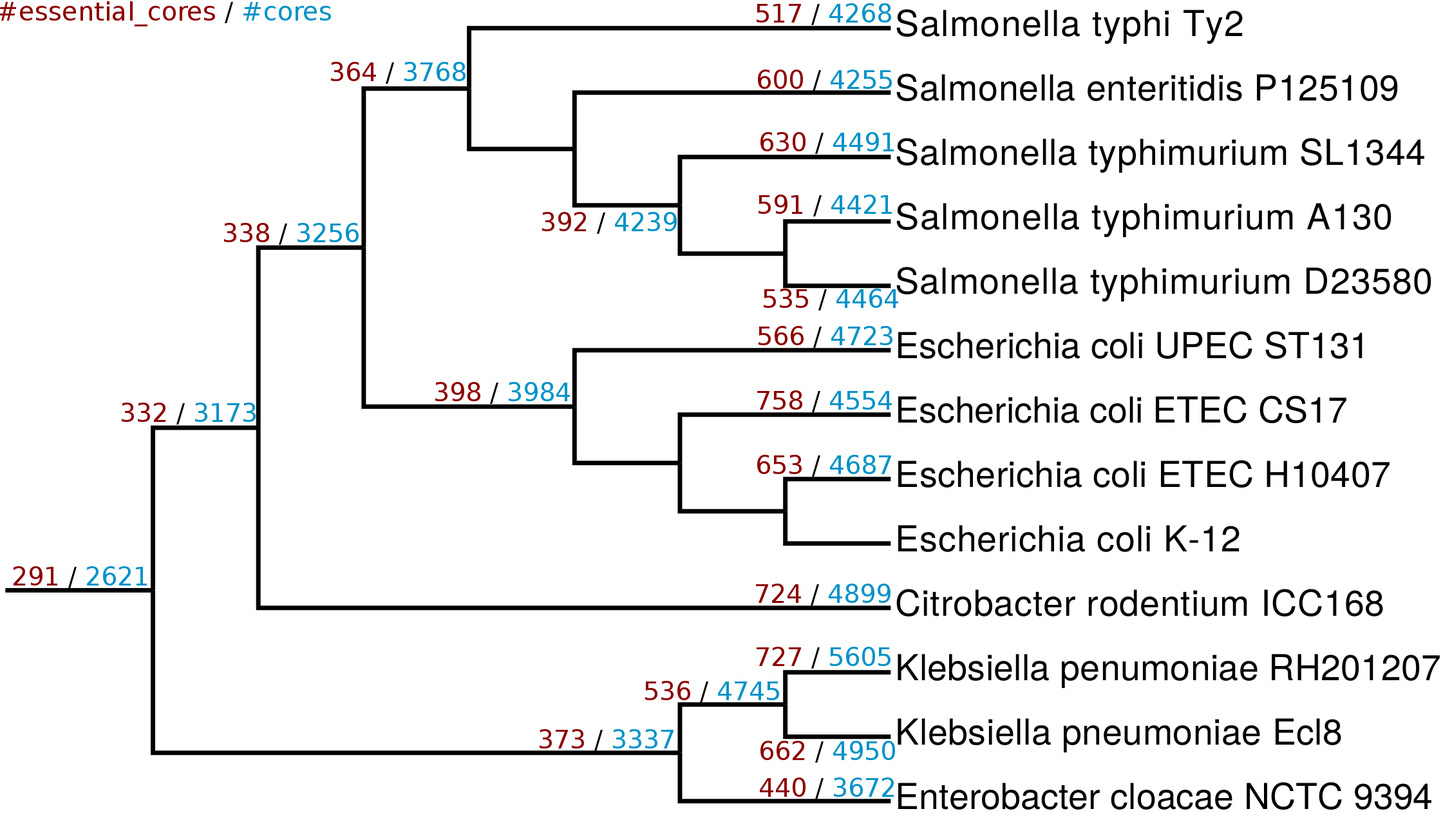
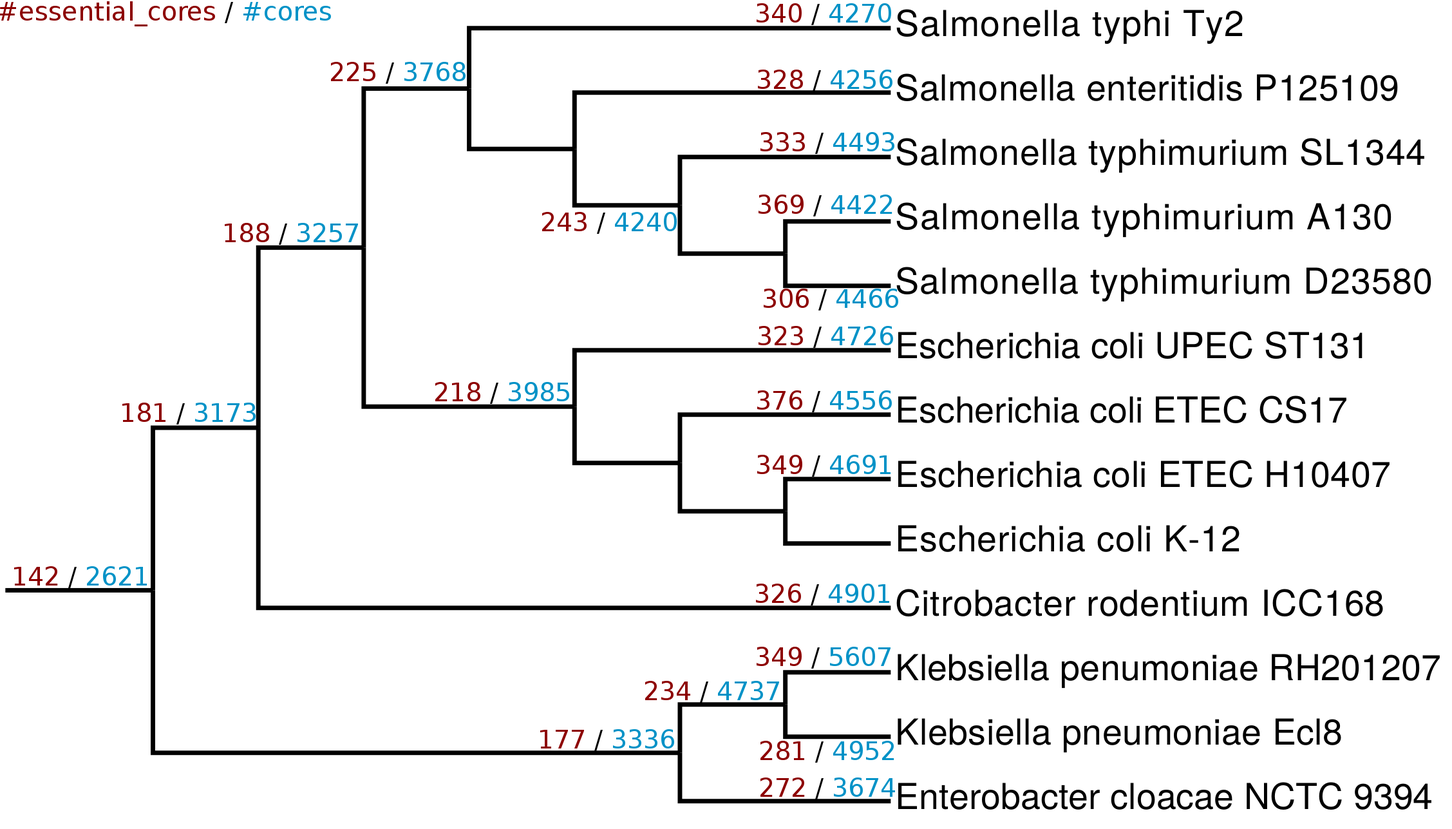
Layered file, before and after one edit (1452 x 829). Changes by layer:
renamed "332 / 3173" to "181 / 3173", painted on it over left=121, top=402, right=167, bottom=422
renamed "373 / 3337" to "177 / 3336", painted on it over left=539, top=728, right=675, bottom=749
renamed "536 / 4745" to "234 / 4737", painted on it over left=645, top=680, right=780, bottom=700
renamed "338 / 3256" to "188 / 3257", painted on it over left=224, top=222, right=359, bottom=243
renamed "398 / 3984" to "218 / 3985", painted on it over left=435, top=381, right=570, bottom=402
renamed "364 / 3768" to "225 / 3768", painted on it over left=330, top=61, right=377, bottom=82
renamed "440 / 3672" to "272 / 3674", painted on it over left=759, top=777, right=896, bottom=797
renamed "662 / 4950" to "281 / 4952", painted on it over left=760, top=740, right=896, bottom=760
renamed "727 / 5605" to "349 / 5607", painted on it over left=756, top=646, right=891, bottom=666
renamed "724 / 4899" to "326 / 4901", painted on it over left=755, top=583, right=891, bottom=603
renamed "653 / 4687" to "349 / 4691", painted on it over left=757, top=454, right=892, bottom=474
renamed "758 / 4554" to "376 / 4556", painted on it over left=757, top=390, right=892, bottom=410
renamed "566 / 4723" to "323 / 4726", painted on it over left=759, top=325, right=894, bottom=346
renamed "392 / 4239" to "243 / 4240", painted on it over left=542, top=211, right=677, bottom=232
renamed "535 / 4464" to "306 / 4466", painted on it over left=764, top=288, right=899, bottom=308
renamed "591 / 4421" to "369 / 4422", painted on it over left=759, top=194, right=893, bottom=214
renamed "630 / 4491" to "333 / 4493", painted on it over left=760, top=132, right=895, bottom=152
renamed "600 / 4255" to "328 / 4256", painted on it over left=757, top=69, right=893, bottom=89
renamed "517 / 4268" to "340 / 4270", painted on it over left=757, top=3, right=892, bottom=23
…and 1 more changes (1 painted, 1 renamed)
